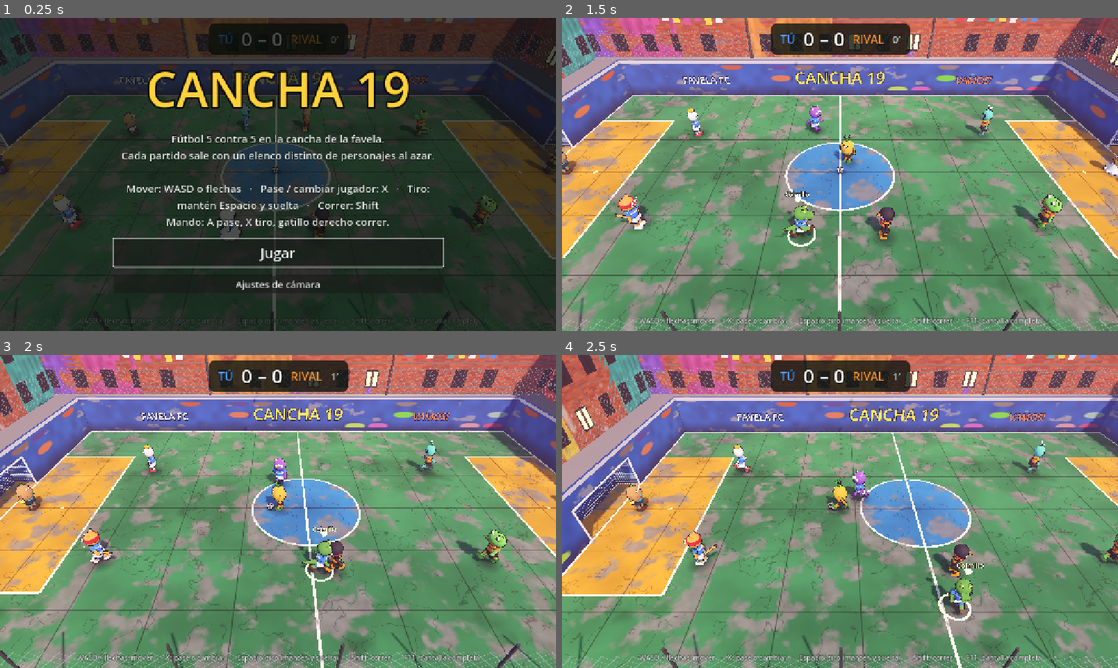
Above: before the commit, frames 1-4 (two rows, left to right).
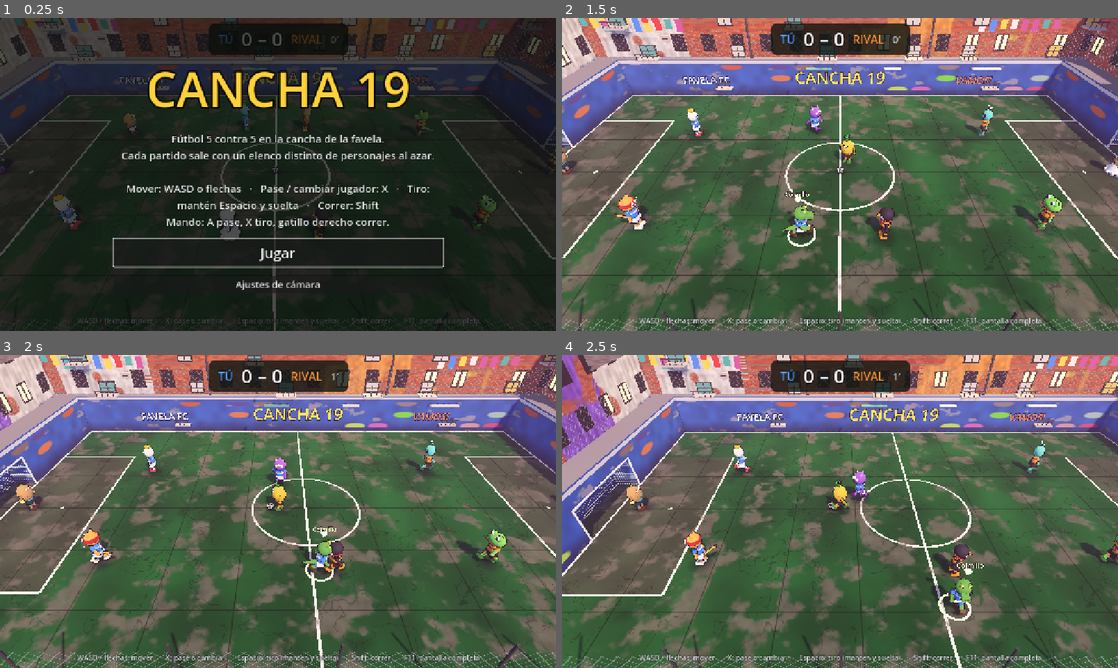
Above: after the commit, the same moments.

Repository: WesleyRivera/cancha19.exe
Game: Godot game, scene res://main.tscn
The game is run twice, just before and just after one commit, with the same random seed, the same clock (stepped at 60 frames per second) and the same inputs.
Inputs:
- Up to frame 1 (0.25 s): no input
- Up to frame 2 (1.5 s): click "Jugar" at 0.5 s; tap Enter at 1.25 s; hold D (right) from 1.28 s (still down); tap X (pass) at 1.35 s
- Up to frame 3 (2 s): keep holding D (right)
- Up to frame 4 (2.5 s): release D (right) at 2.03 s; hold S (down) from 2.03 s (still down); tap Shift (run) at 2.1 s

The runs differ from the first frame. In frame 1, 12% of the frame differs, in the area x 0-100%, y 0-77%; in frame 2, 75%; in frame 3, 75%, in the area x 0-100%, y 0-100%; in frame 4, 75%.

Commit message:
Improve favela house facades and football turf

Diff:
--- a/scripts/stage.gd
+++ b/scripts/stage.gd
@@ -33,14 +33,12 @@
 //COMMON
 void fragment(){
 	vec2 p = wp.xz;
-	vec3 green = vec3(0.17, 0.42, 0.27);
-	vec3 grey = vec3(0.42, 0.43, 0.44);
-	vec3 blue = vec3(0.16, 0.42, 0.68);
-	vec3 orange = vec3(0.78, 0.52, 0.14);
+	vec3 green = vec3(0.075, 0.27, 0.13);
+	vec3 grey = vec3(0.30, 0.32, 0.29);
 	float in_area = step(14.0, abs(p.x)) * step(abs(p.y), 7.0);
-	float circ = step(length(p), 3.6);
-	vec3 base = mix(green, orange, in_area * 0.9);
-	base = mix(base, blue, circ);
+	vec3 base = mix(green, vec3(0.22, 0.24, 0.21), in_area * 0.72);
+	float mowing = 0.94 + 0.06 * sin(p.x * 1.35);
+	base *= mowing;
 	float n1 = fbm(p * 0.35);
 	float n2 = fbm(p * 1.7 + 7.0);
 	base *= 0.8 + 0.5 * n1;
@@ -445,6 +443,7 @@
 	m.set_shader_parameter("brick_mix", 1.0 if rng.randf() < 0.55 else rng.randf_range(0.0, 0.4))
 	m.set_shader_parameter("seed", rng.randf() * 20.0)
 	_box(Vector3(x, h * 0.5, z), Vector3(w, h, d), m)
+	_house_front_details(x, z, w, h, d)
 	# cosas del techo: tanque de agua y varillas
 	if rng.randf() < 0.5:
 		var t := MeshInstance3D.new()
@@ -643,3 +642,49 @@
 	wire.look_at(b, Vector3.UP)
 	wire.rotate_object_local(Vector3.RIGHT, PI * 0.5)
 	add_child(wire)
+
+
+# ---------- arquitectura de fachada para dar escala y vida al barrio ----------
+func _house_front_details(x: float, z: float, w: float, h: float, d: float) -> void:
+	var front := z + d * 0.5 + 0.075
+	var metal := _std(Color("#34383b"), 0.72, 0.35)
+	var concrete := _std(Color("#b7aaa0"), 0.92)
+	var dark := _std(Color("#171b20"), 0.85)
+	var door_mat := _std(Color("#49352c"), 0.9)
+	var accent_colors := [Color("#e6b84a"), Color("#4d9a91"), Color("#c66b50"), Color("#d6d0bd")]
+	var accent := _std(accent_colors[rng.randi() % accent_colors.size()], 0.88)
+
+	# Marcos y contraventanas: pocas piezas por vivienda para mantener buen rendimiento.
+	var floors := maxi(1, int(h / 3.0))
+	for floor_idx in mini(floors, 3):
+		var wy := 1.35 + floor_idx * 2.65
+		if wy + 0.8 > h - 0.25:
+			continue
+		var wx := x + rng.randf_range(-w * 0.22, w * 0.22)
+		var ww := rng.randf_range(0.85, 1.25)
+		_box(Vector3(wx, wy, front), Vector3(ww + 0.22, 1.05, 0.12), dark)
+		_box(Vector3(wx, wy, front + 0.085), Vector3(ww, 0.82, 0.045), accent)
+		_box(Vector3(wx, wy, front + 0.12), Vector3(0.055, 0.9, 0.05), metal)
+		_box(Vector3(wx, wy, front + 0.12), Vector3(ww, 0.055, 0.05), metal)
+		if rng.randf() < 0.58:
+			var balcony_y := wy - 0.55
+			_box(Vector3(wx, balcony_y, front + 0.55), Vector3(ww + 0.55, 0.12, 1.05), concrete)
+			_box(Vector3(wx, balcony_y + 0.55, front + 1.02), Vector3(ww + 0.55, 0.08, 0.08), metal)
+			for rail_idx in 4:
+				_box(Vector3(wx - (ww + 0.3) * 0.5 + rail_idx * (ww + 0.3) / 3.0, balcony_y + 0.28, front + 1.02), Vector3(0.045, 0.5, 0.045), metal)
+
+	# Puerta de entrada y pequeño alero en la planta baja.
+	var door_x := x + rng.randf_range(-w * 0.28, w * 0.28)
+	_box(Vector3(door_x, 1.05, front + 0.04), Vector3(0.95, 2.1, 0.14), door_mat)
+	_box(Vector3(door_x, 2.18, front + 0.16), Vector3(1.18, 0.12, 0.48), accent)
+	_box(Vector3(door_x + 0.31, 1.0, front + 0.14), Vector3(0.07, 0.07, 0.07), _glow(Color("#f2c56b"), 0.7))
+
+	# Unidades de aire, toldos y tuberías exteriores en algunas casas.
+	if rng.randf() < 0.42:
+		var ax := x + rng.randf_range(-w * 0.32, w * 0.32)
+		var ay := rng.randf_range(2.8, maxf(3.0, h - 1.0))
+		_box(Vector3(ax, ay, front + 0.28), Vector3(0.72, 0.42, 0.34), concrete)
+		_box(Vector3(ax, ay, front + 0.47), Vector3(0.48, 0.12, 0.025), dark)
+	if rng.randf() < 0.38:
+		var awning_x := x + rng.randf_range(-w * 0.2, w * 0.2)
+		_box(Vector3(awning_x, 2.65, front + 0.55), Vector3(rng.randf_range(1.5, 2.6), 0.12, 1.0), accent)
